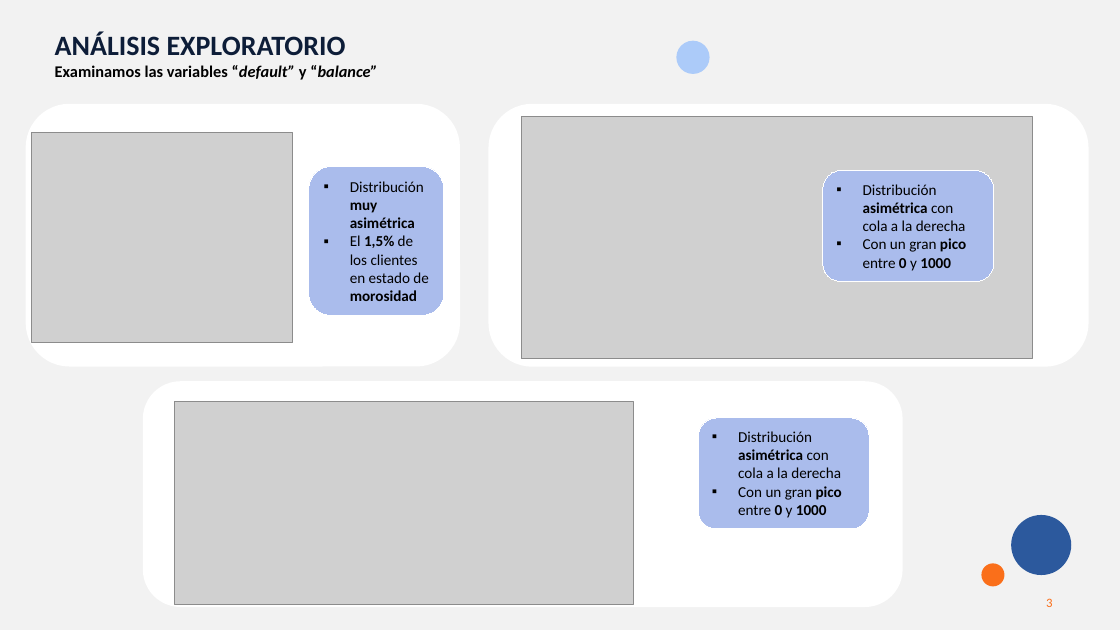
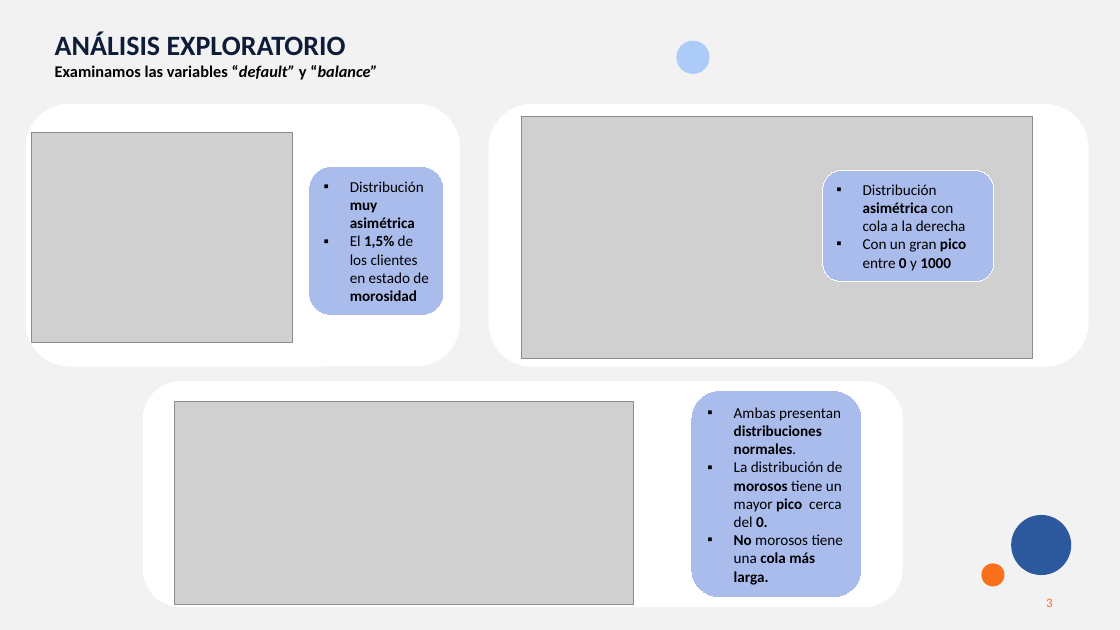
Before and after one commit to MarinaTorba/PersonalDataProrjects, a slide deck: slide 3 of Equip_B/results/S3_Presentacion_Finanzas.pptx. Drawn at 1120x630 pixels with LibreOffice and Linux fonts; fonts in the diff are those of the drawing; grey boxes stand for pictures. Boxes give left, top, right and bottom in pixels: in the first picture for what was removed or moved away, otherwise in the second. Text is boxed around its words. In the diff, an @@ line names an element or a change of style, - is before the commit and + after.

```diff
--- a/Equip_B/results/S3_Presentacion_Finanzas.pptx
+++ b/Equip_B/results/S3_Presentacion_Finanzas.pptx
@@ rounded rectangle "Ambas presentan distribuciones normales.": place and size @@
-rounded rectangle "Ambas presentan distribuciones normales." at (698,418,870,528)
+rounded rectangle "Ambas presentan distribuciones normales." at (691,391,862,598)
@@ text in rounded rectangle at (734,407,843,585): text changed @@
-▪ Distribución asimétrica con cola a la derecha
-▪ Con un gran pico entre 0 y 1000
+▪ Ambas presentan distribuciones normales.
+▪ La distribución de morosos tiene un mayor pico cerca del 0.
+▪ No morosos tiene una cola más larga.
```
Also in this commit, not shown: 7 other slides changed.
